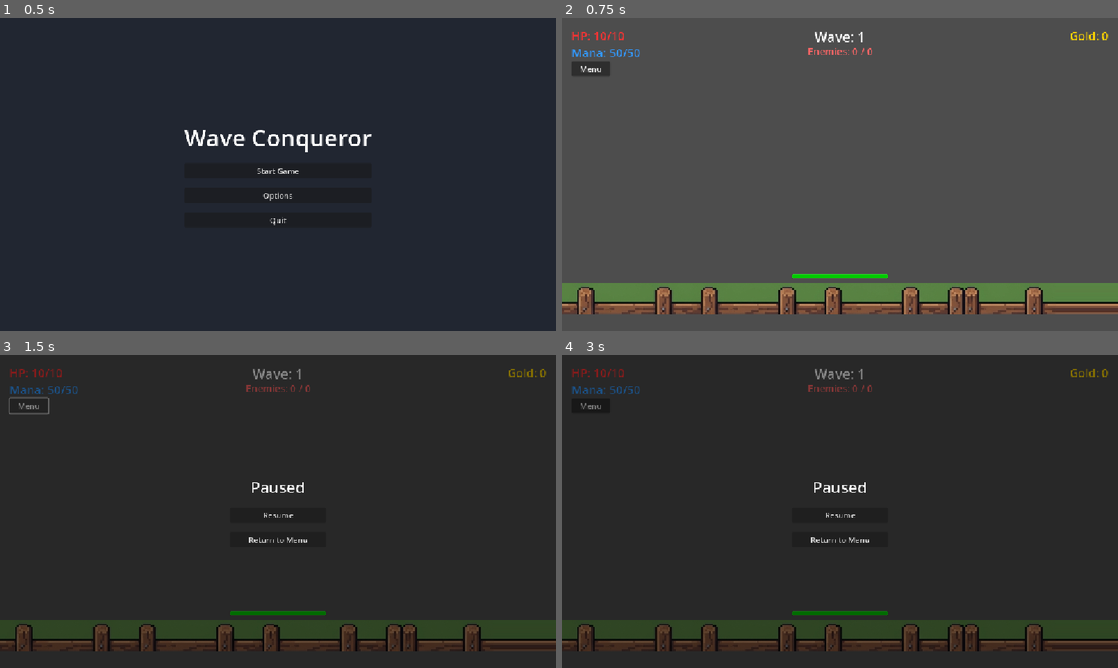
Above: before the commit, frames 1-4 (two rows, left to right).
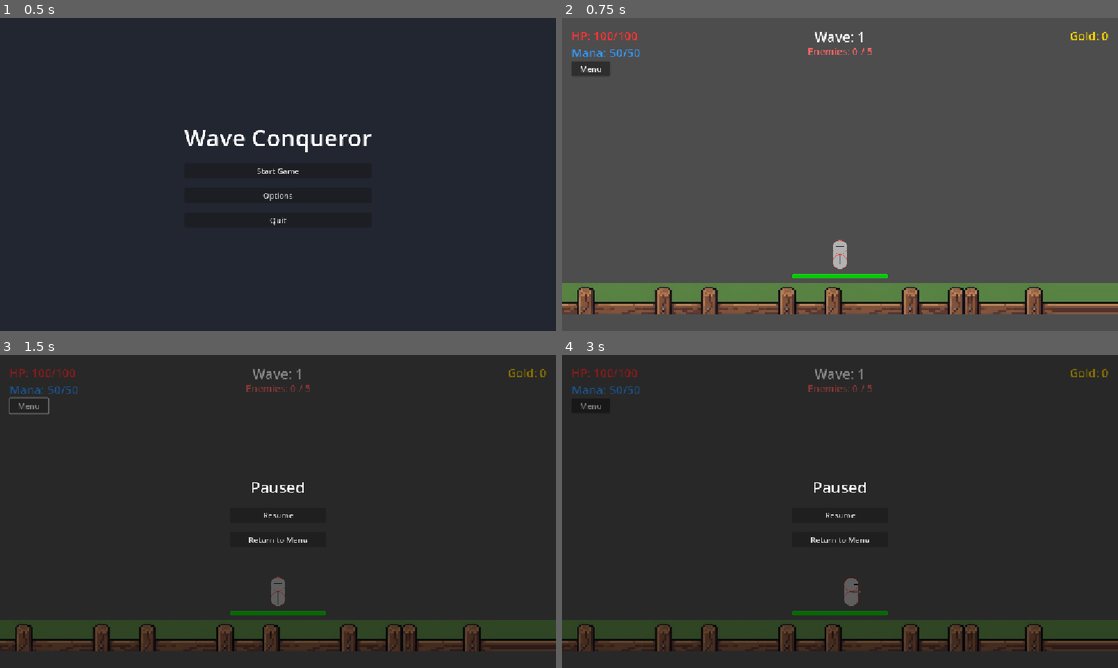
Above: after the commit, the same moments.

Repository: LucasGauterio/godot-wave-conqueror
Game: Godot game, scene res://scenes/ui/menu.tscn
Same seed, same stepped clock (60 frames per second), same inputs: the game is played once before the commit and once after it.
Inputs:
- Up to frame 1 (0.5 s): no input
- Up to frame 2 (0.75 s): click "Start Game" at 0.5 s
- Up to frame 3 (1.5 s): click "Menu" at 1.25 s
- Up to frame 4 (3 s): click "Resume" at 2 s; tap Enter at 2.75 s; hold D (move_right) from 2.78 s (still down); tap Space (attack) at 2.85 s

Frame 1 is identical in both runs. In frame 2, 0.3% of the frame differs, in the area x 8-56%, y 4-81%; in frame 3, 0.3%; in frame 4, 0.3%.
Error before the commit: Parse Error: Function "draw_ellipse()" not found in base self. (res://scripts/player.gd:113)

Commit message:
fix: Programmatic rendering parse errors and missing sprite references

Diff:
--- a/scripts/enemy.gd
+++ b/scripts/enemy.gd
@@ -287,9 +287,4 @@
 	velocity = Vector2.ZERO
 	collision_shape.set_deferred("disabled", true)
 	died.emit(self)
-
-	if animated_sprite.sprite_frames.has_animation("die"):
-		animated_sprite.play("die")
-		await animated_sprite.animation_finished
-
 	queue_free()
--- a/scripts/player.gd
+++ b/scripts/player.gd
@@ -110,7 +110,9 @@
 	# 1. Draw Horse if mounted (Base)
 	if is_mounted:
 		var horse_color = Color(0.4, 0.2, 0.1) # Dark Brown
-		draw_ellipse(Rect2(-20, 0, 40, 25), horse_color)
+		# Draw a simple ellipse using a transformed circle
+		var old_transform = get_canvas_transform()
+		draw_circle(Vector2(0, 10), 20, horse_color) # Simplified for now to avoid transform complexity
 
 	# 2. Draw Cape (Behind Body)
 	if face_direction.y >= 0: # Facing Down or Side
